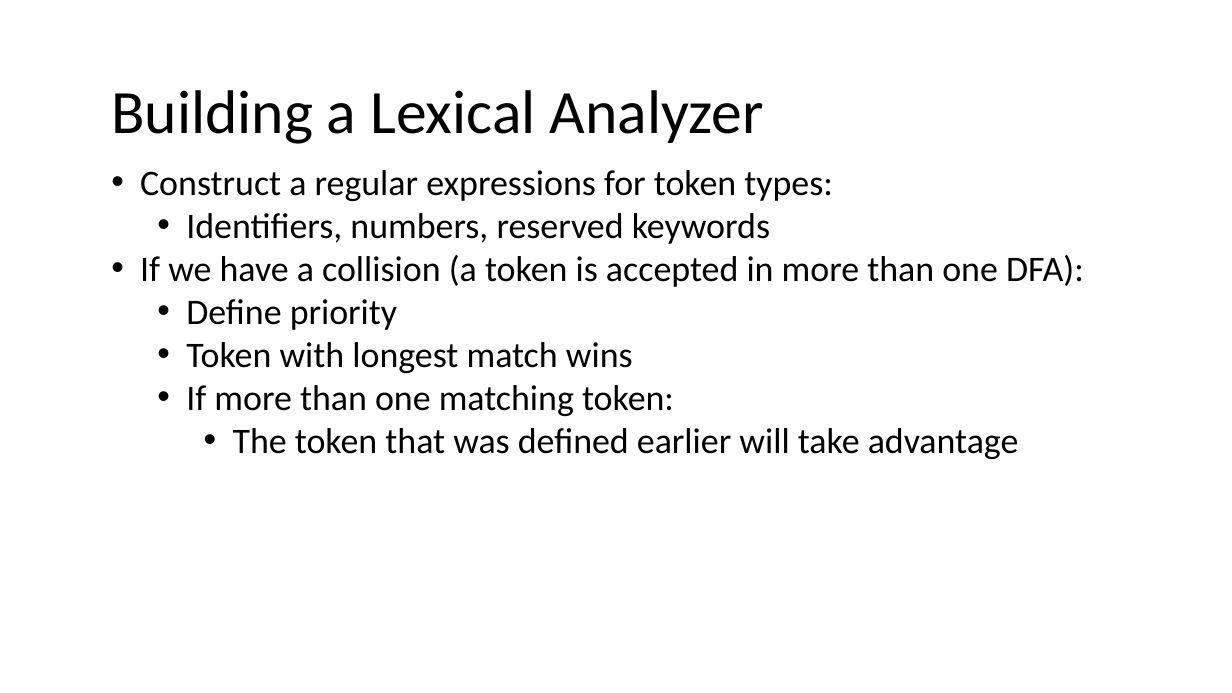
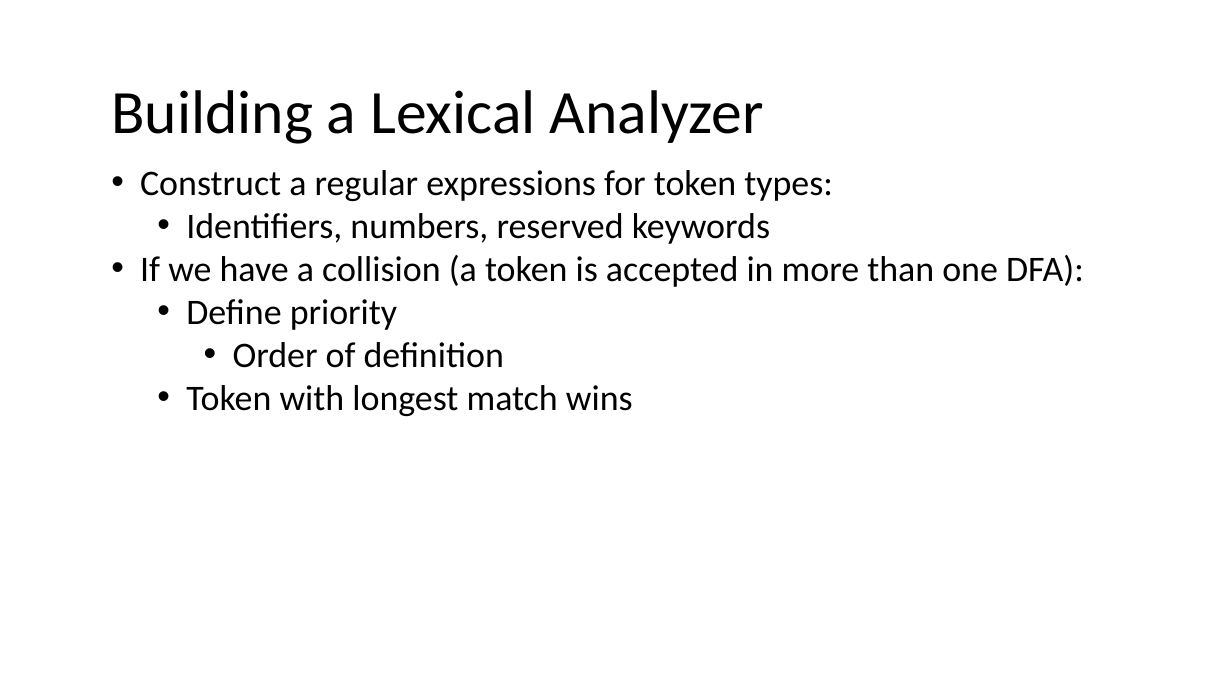
Before and after one commit to nivshani/compilation, a slide deck: slide 83 of new_slides/lexical_analysis.pptx (slide 82 before the commit). Drawn at 1232x693 pixels with LibreOffice and Linux fonts; fonts in the diff are those of the drawing. Boxes give left, top, right and bottom in pixels: in the first picture for what was removed or moved away, otherwise in the second. Text is boxed around its words. In the diff, an @@ line names an element or a change of style, - is before the commit and + after.

```diff
--- a/new_slides/lexical_analysis.pptx
+++ b/new_slides/lexical_analysis.pptx
@@ text at box(233, 342, 504, 368): paragraph added @@
+    • Order of definition
@@ text at box(186, 385, 1019, 459): paragraphs removed @@
-  • If more than one matching token:
-    • The token that was defined earlier will take advantage
```
Also in this commit, not shown: 8 other slides changed, 1 slide added, 1 other file.
